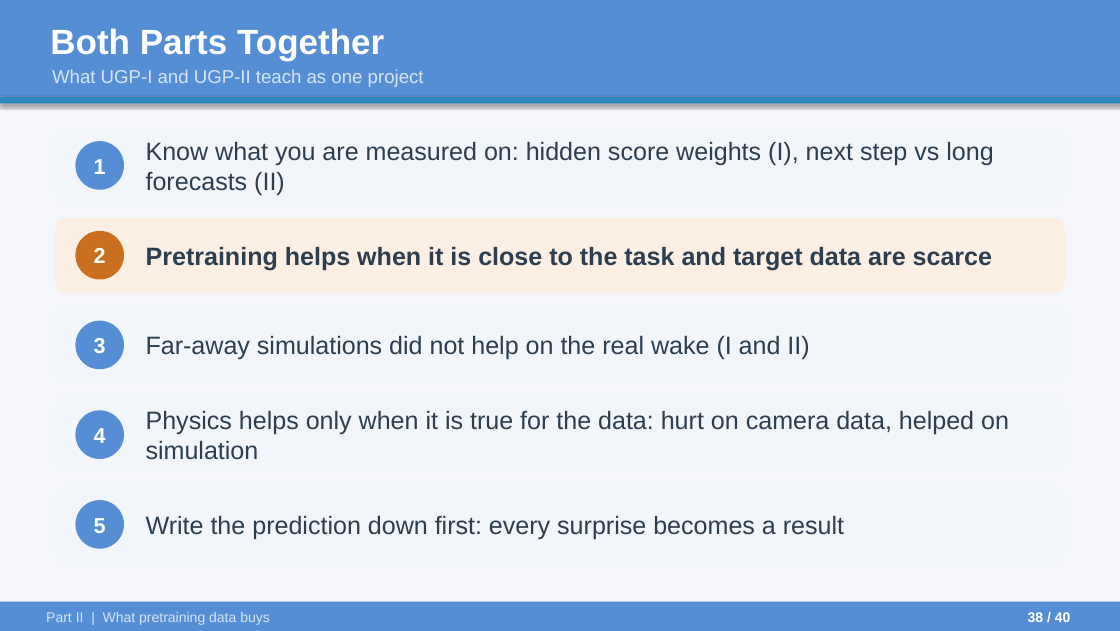
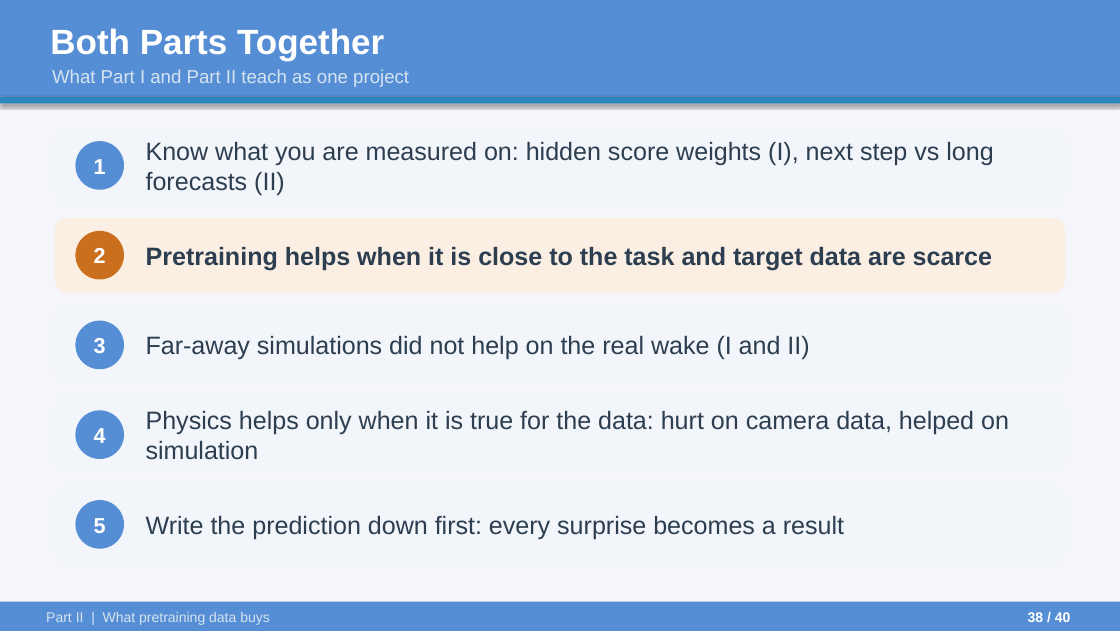
Before and after one commit to ARYAMANN7279/aurora-from-scratch-jax, a slide deck: slide 38 of UGP_Final/UGP_Final_Presentation.pptx. Drawn at 1120x631 pixels with LibreOffice and Linux fonts; fonts in the diff are those of the drawing. Boxes give left, top, right and bottom in pixels: in the first picture for what was removed or moved away, otherwise in the second. Text is boxed around its words. In the diff, an @@ line names an element or a change of style, - is before the commit and + after.

Commit message:
UGP_Final: Part I and Part II naming throughout, AE496-Undergraduate Project-1 heading on report and deck

```diff
--- a/UGP_Final/UGP_Final_Presentation.pptx
+++ b/UGP_Final/UGP_Final_Presentation.pptx
@@ text at box(52, 69, 409, 87): text changed @@
-What UGP-I and UGP-II teach as one project
+What Part I and Part II teach as one project
```
Also in this commit, not shown: 4 other slides changed, 5 other files.
